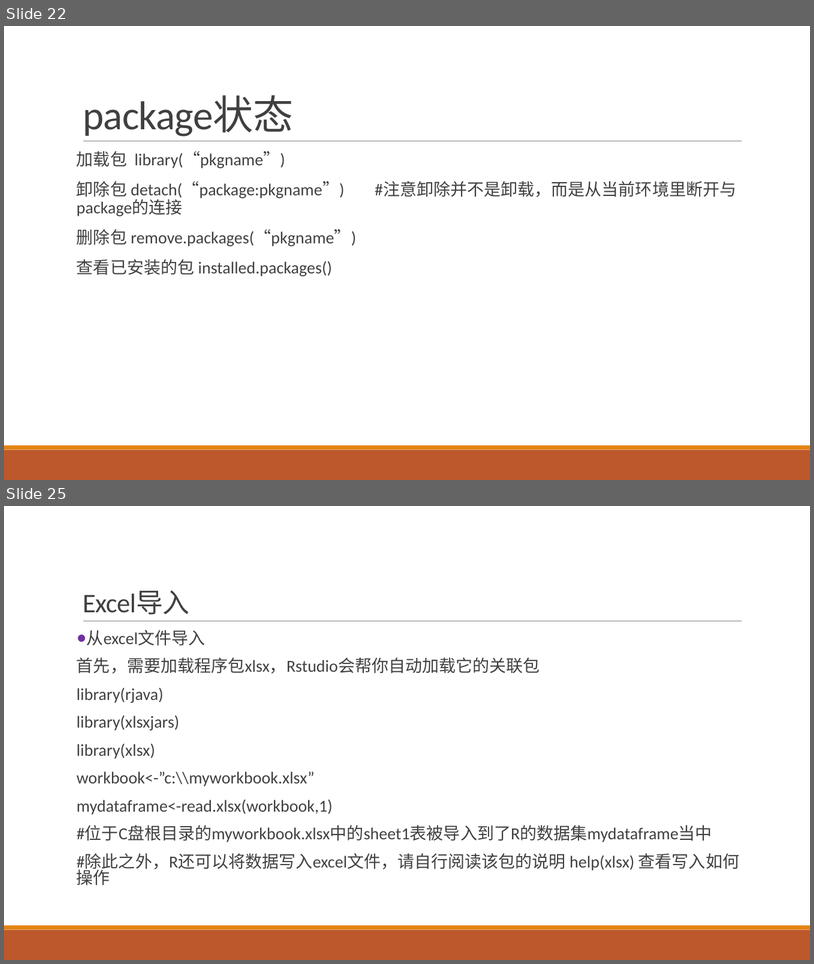
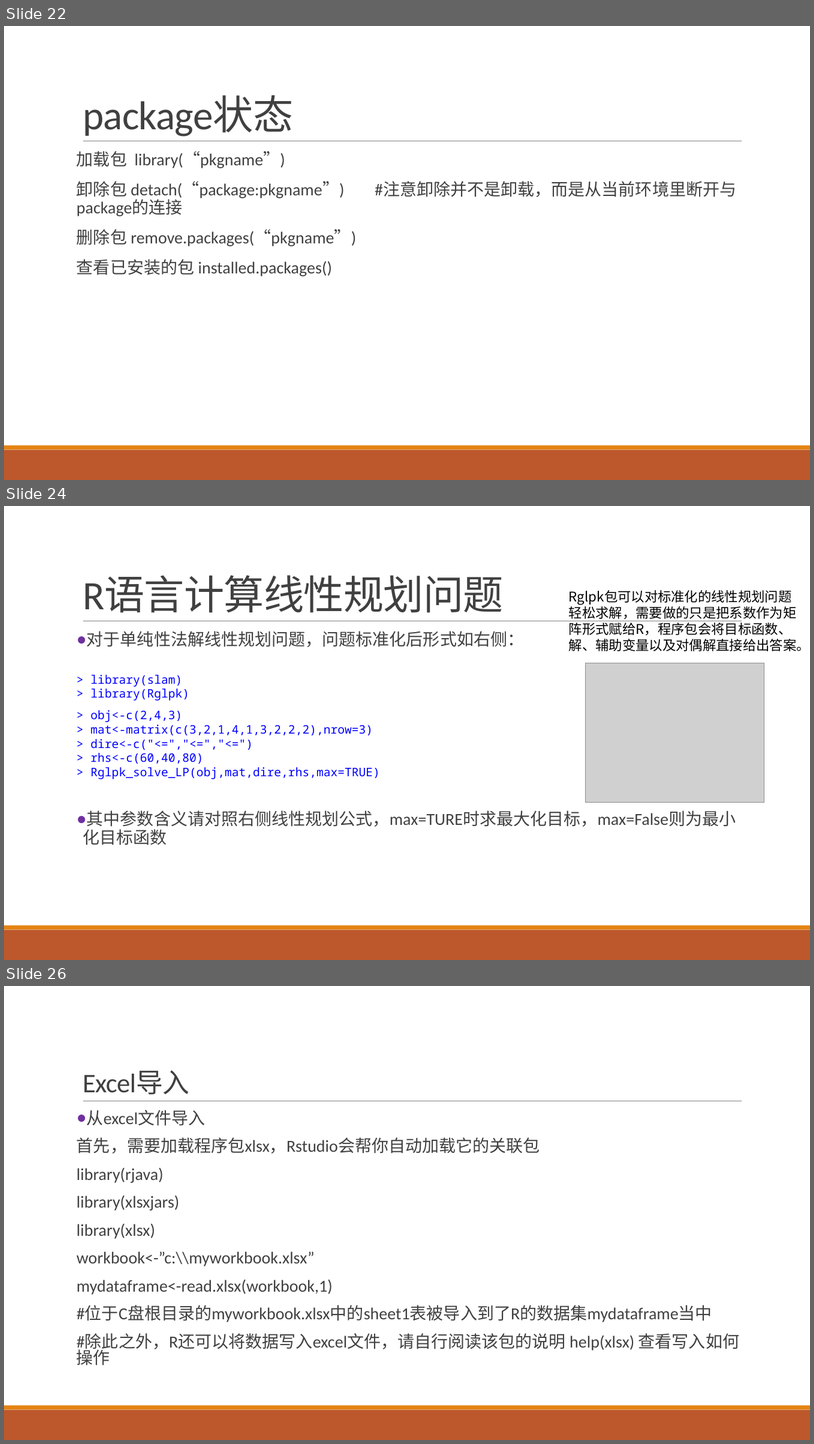
Before and after one commit to exoplanetX/DataAnalytics, a slide deck: 实验2-变量-导入和包.pptx. Shown one above the other, each under a label of ours: slides 22 and 25 before the commit, slides 22, 24 and 26 after it; the slides between them are not shown. The pictures are 814x964 and 814x1444 pixels, drawn with LibreOffice and Linux fonts; fonts in the diff are those of the drawing; grey boxes stand for pictures. Boxes give left, top, right and bottom in pixels: in the first picture for what was removed or moved away, otherwise in the second. Text is boxed around its words. In the diff, an @@ line names an element or a change of style, - is before the commit and + after.

```diff
--- a/实验2-变量-导入和包.pptx
+++ b/实验2-变量-导入和包.pptx
@@ slide 24 added at <box>4,506,810,960</box>, background #FFFFFF; not listed: 3 template elements that a slide beside it also shows @@
@@ title added at <box>83,576,504,613</box>, 48 pt, text #404040 @@
+R语言计算线性规划问题
@@ text added at <box>569,604,810,651</box>, 16 pt, text #000000 @@
+Rglpk包可以对标准化的线性规划问题轻松求解，需要做的只是把系数作为矩阵形式赋给R，程序包会将目标函数、解、辅助变量以及对偶解直接给出答案。
@@ text added at <box>87,631,737,829</box>, 20 pt, text #404040 @@
+● 对于单纯性法解线性规划问题，问题标准化后形式如右侧：
+● 其中参数含义请对照右侧线性规划公式，max=TURE时求最大化目标，max=False则为最小化目标函数
@@ picture added at <box>586,663,765,802</box> @@
@@ text added at <box>90,675,189,700</box>, 14 pt, text #0000FF @@
+> library(slam)
+> library(Rglpk)
@@ text added at <box>90,710,380,779</box>, 14 pt, text #0000FF @@
+> obj<-c(2,4,3)
+> mat<-matrix(c(3,2,1,4,1,3,2,2,2),nrow=3)
+> dire<-c("<=","<=","<=")
+> rhs<-c(60,40,80)
+> Rglpk_solve_LP(obj,mat,dire,rhs,max=TRUE)
@@ what was slide 25 is now slide 26 @@
```
Also in this commit, not shown: 5 slides changed.
